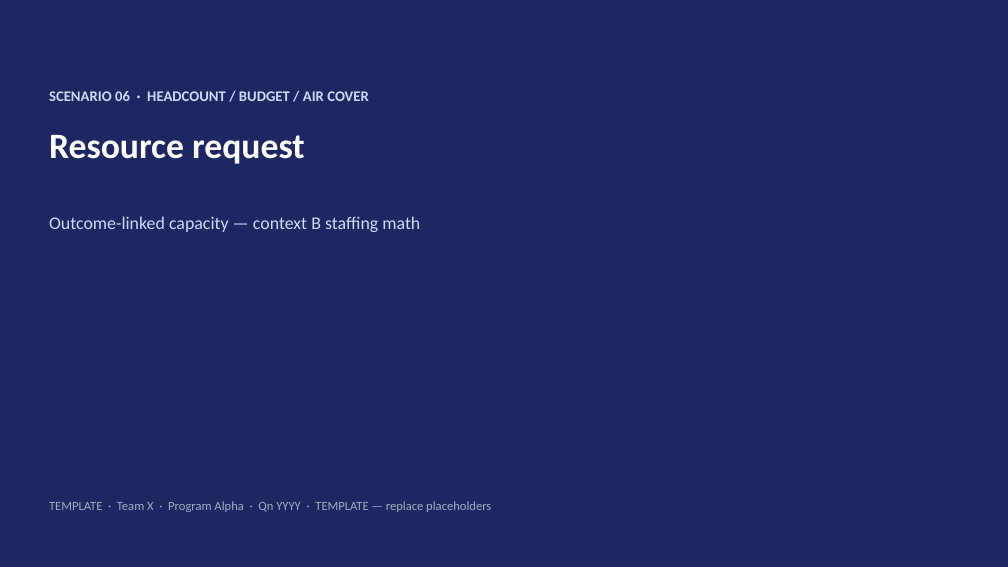
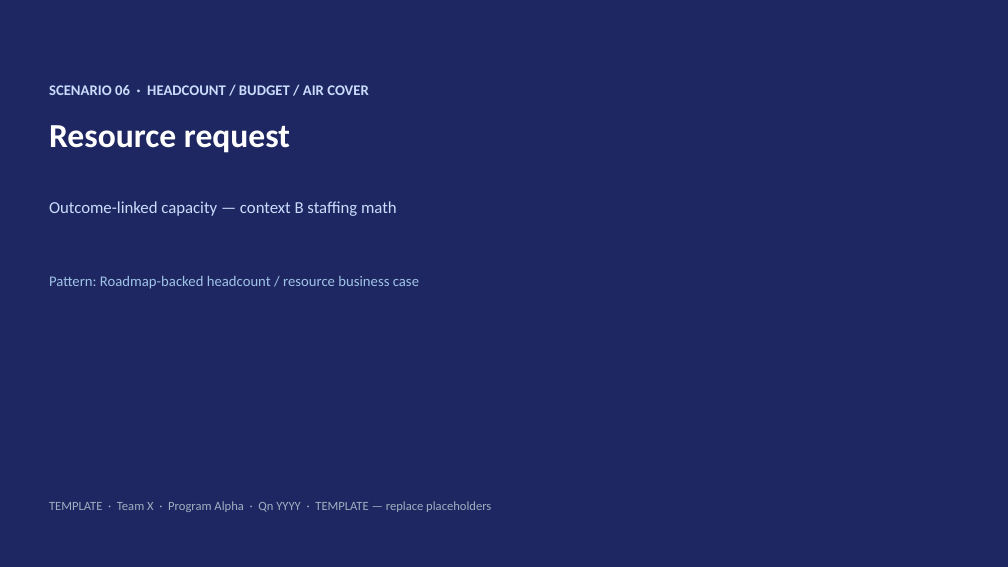
Before and after one commit to peter0749/MindsetMD, a slide deck: slide 1 of skills/presentations/assets/pptx/templates/06-resource-request.pptx. Drawn at 1008x567 pixels with LibreOffice and Linux fonts; fonts in the diff are those of the drawing. Boxes give left, top, right and bottom in pixels: in the first picture for what was removed or moved away, otherwise in the second. Text is boxed around its words. In the diff, an @@ line names an element or a change of style, - is before the commit and + after.

Commit message:
Add explicit public pattern provenance and fix broken asset links
Each template/example deck now has a Pattern provenance slide and cover
line; outline MDs cite sources. Fix assets/README paths to pptx/templates
and pptx/examples; add scripts/check_markdown_links.py (all 22 URLs 200).

```diff
--- a/skills/presentations/assets/pptx/templates/06-resource-request.pptx
+++ b/skills/presentations/assets/pptx/templates/06-resource-request.pptx
@@ text "SCENARIO 06 · HEADCOUNT / ...": place and size @@
-text "SCENARIO 06 · HEADCOUNT / ..." at (49,91,369,101)
+text "SCENARIO 06 · HEADCOUNT / ..." at (49,85,369,95)
@@ text "Resource request": place and size @@
-text "Resource request" at (49,135,305,164)
+text "Resource request" at (49,125,290,153)
@@ text "Resource request" at (49,125,290,153): size 34 to 32 pt @@
@@ text "Outcome-linked capacity — context B ...": place and size @@
-text "Outcome-linked capacity — context B ..." at (49,216,420,232)
+text "Outcome-linked capacity — context B ..." at (49,201,397,216)
@@ text "Outcome-linked capacity — context B ..." at (49,201,397,216): size 17 to 16 pt @@
@@ text added at (49,276,419,289), 14 pt, text #A0C4E8 @@
+Pattern: Roadmap-backed headcount / resource business case
```
Also in this commit, not shown: 1 slide added, 35 other files.
